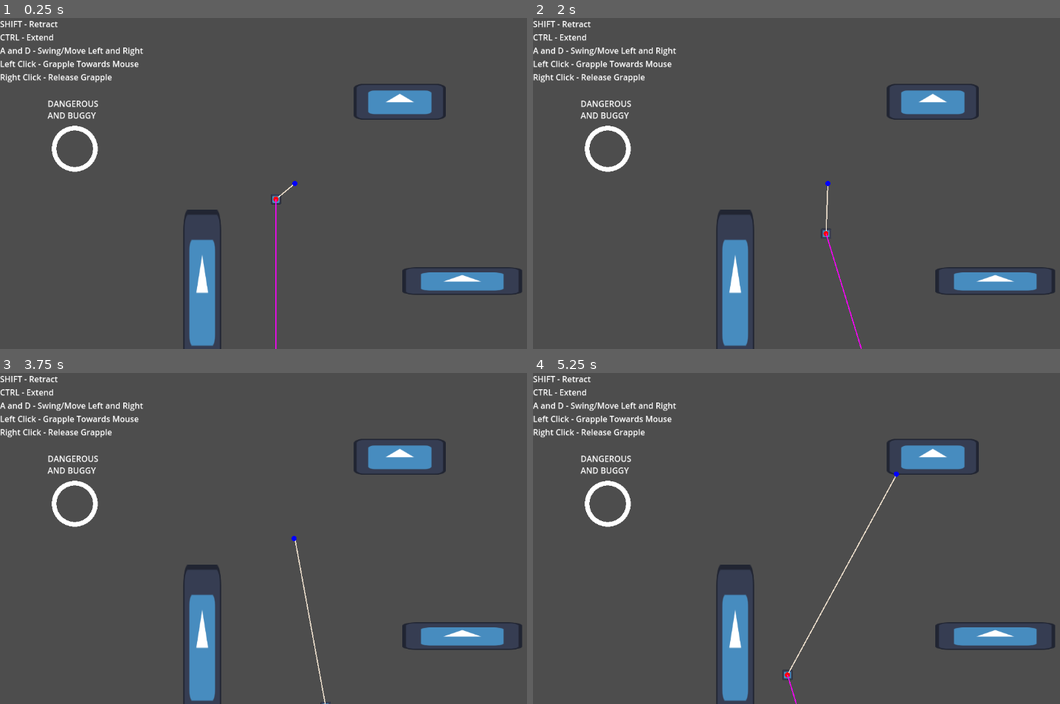
Above: before the commit, frames 1-4 (two rows, left to right).
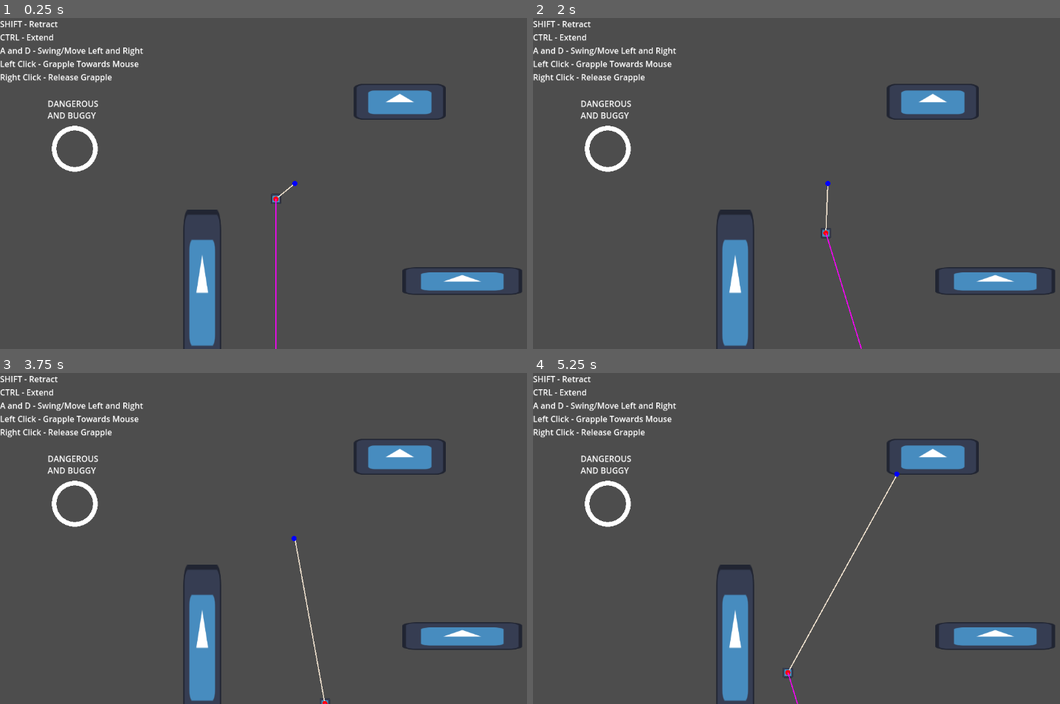
Above: after the commit, the same moments.

Repository: matthewchen146/cmpm-172-grappling-platformer
Game: Godot game, scene res://misc/rope_test.tscn
Same seed, same stepped clock (60 frames per second), same inputs: the game is played once before the commit and once after it. The engine's default icon, where the game draws it, is replaced by a stand-in: a white triangle on a blue panel in a dark square.
Inputs (mouse positions are in pixels of both pictures, inside the frame that each line leads up to):
- Up to frame 1 (0.25 s): no input
- Up to frame 2 (2 s): move the mouse to (959, 166) at 0.52 s; hold R 0.53-1.28 s; hold Right (move_right) from 0.53 s (still down); click (959, 166) at 0.67 s; tap Space (jump) at 0.77, 1.52 s; tap Enter at 1.25 s; move the mouse to (712, 200) at 1.27 s; tap Shift (fire_grapple) at 1.35 s; tap R at 1.55 s
- Up to frame 3 (3.75 s): move the mouse to (353, 465) at 2.02 s; release Right (move_right) at 2.03 s; hold Left (move_left) 2.03-2.78 s; hold R 2.03-2.78 s; tap Space (jump) at 2.75, 3.02 s; move the mouse to (263, 604) at 2.77 s; hold Right (move_right) from 2.78 s (still down); tap Ctrl at 2.85 s; click (263, 604) at 2.92 s; tap R at 3.05 s; move the mouse to (474, 588) at 3.52 s; hold J from 3.53 s (still down)
- Up to frame 4 (5.25 s): tap Space (jump) at 3.77, 4.52 s; tap R at 3.8, 4.55 s; move the mouse to (648, 488) at 4.27 s; release Right (move_right) at 4.28 s; release J at 4.28 s; hold Left (move_left) 4.28-5.03 s; tap L at 4.35 s; move the mouse to (859, 538) at 5.02 s; hold Right (move_right) from 5.03 s (still down); hold I from 5.03 s (still down); click (859, 538) at 5.17 s

The runs differ from the first frame. In frame 1, less than 0.1% of the frame differs, in the area x 51-56%, y 51-57%; in frame 2, less than 0.1%; in frame 3, less than 0.1%; in frame 4, 0.2%, in the area x 47-70%, y 29-100%.

Commit message:
made some tweaks

Diff:
--- a/misc/rope.gd
+++ b/misc/rope.gd
@@ -211,6 +211,8 @@
 
 	if Input.is_key_pressed(KEY_SHIFT):
 		current_corner.length -= 200 * delta
+		if current_corner.length < 30 and (corners.size() - 1) == 0: # make it so you can't go below 30 on anchor
+			current_corner.length = 30
 	if Input.is_key_pressed(KEY_CTRL):
 		current_corner.length += 200 * delta
 
--- a/misc/rope_test.tscn
+++ b/misc/rope_test.tscn
@@ -6,7 +6,8 @@
 [ext_resource type="Texture2D" uid="uid://ck0nuipvrrto0" path="res://misc/circleSprite.png" id="4_vn3l6"]
 
 [sub_resource type="PhysicsMaterial" id="PhysicsMaterial_wkbmd"]
-rough = true
+bounce = 0.5
+absorbent = true
 
 [sub_resource type="RectangleShape2D" id="RectangleShape2D_mbgjy"]
 
@@ -46,6 +47,7 @@
 [node name="Player" type="RigidBody2D" parent="."]
 position = Vector2(-37, -26)
 physics_material_override = SubResource("PhysicsMaterial_wkbmd")
+linear_damp = 0.1
 script = ExtResource("1_frnjq")
 max_length = 500.0
 grapple_reach = 500.0
